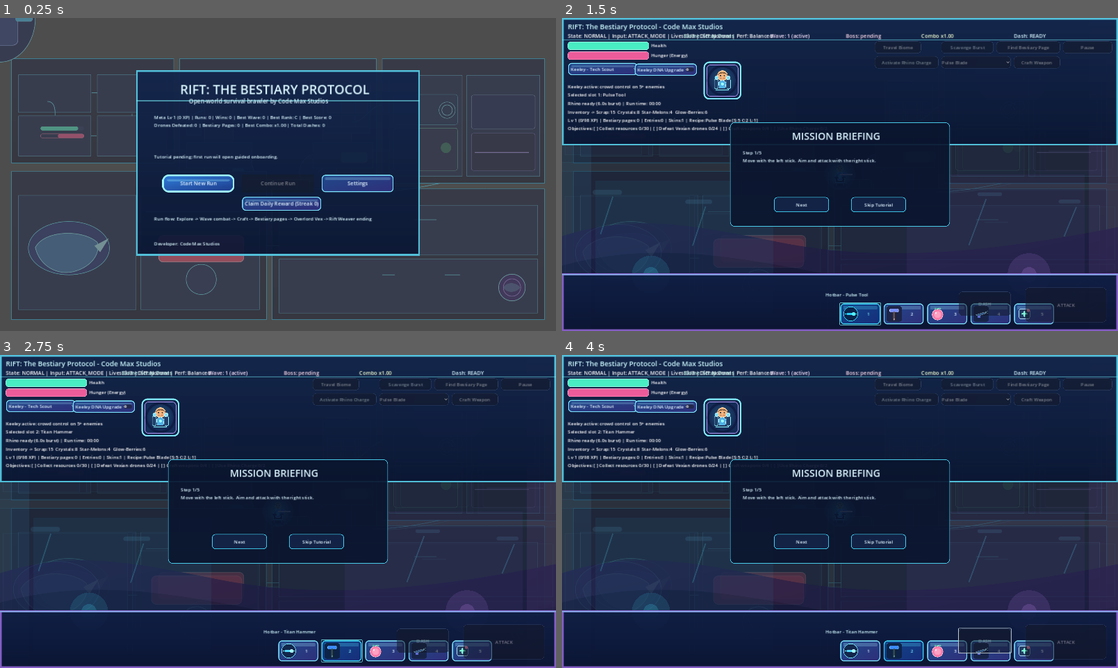
Above: before the commit, frames 1-4 (two rows, left to right).
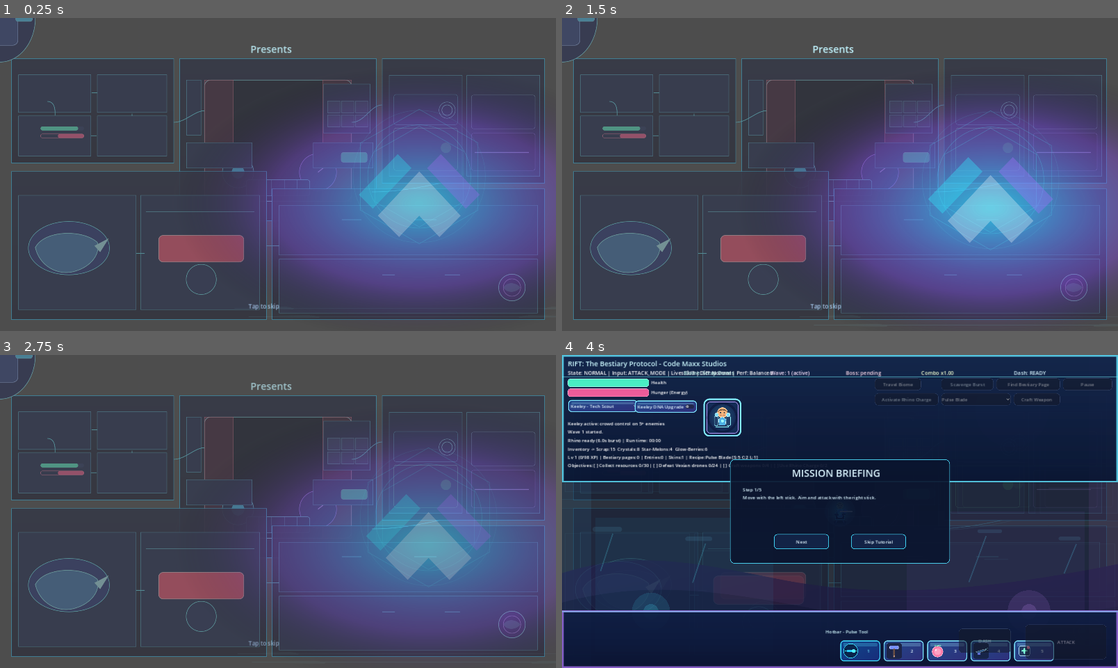
Above: after the commit, the same moments.

Repository: egriesner/Cody
Game: Godot game, scene res://scenes/Main.tscn
The game is run twice, just before and just after one commit, with the same random seed, the same clock (stepped at 60 frames per second) and the same inputs.
Inputs (mouse positions are in pixels of both pictures, inside the frame that each line leads up to):
- Up to frame 1 (0.25 s): no input
- Up to frame 2 (1.5 s): click (762, 183) at 0.5 s, where only the run before the commit has a clickable "Start New Run"; click (862, 315) at 1.25 s, where only the run before the commit has a clickable "1"
- Up to frame 3 (2.75 s): click (339, 652) at 2 s, where only the run before the commit has a clickable "2"
- Up to frame 4 (4 s): click (990, 652) at 2.75 s, where only the run before the commit has a clickable "4"; click (762, 520) at 3.5 s, where only the run after the commit has a clickable "Start New Run"

The runs differ from the first frame. In frame 1, 46% of the frame differs, in the area x 24-100%, y 8-94%; in frame 2, 96%; in frame 3, 97%, in the area x 0-100%, y 0-100%; in frame 4, 0.5%.

Commit message:
Rebrand to Code Maxx Studios and add intro splash
Co-authored-by: egriesner <egriesner@users.noreply.github.com>

Diff:
--- /dev/null
+++ b/assets/branding/code_maxx_studios_intro.svg
@@ -0,0 +1,56 @@
+<svg width="1920" height="1080" viewBox="0 0 1920 1080" xmlns="http://www.w3.org/2000/svg">
+  <defs>
+    <linearGradient id="bg" x1="0" y1="0" x2="1" y2="1">
+      <stop offset="0%" stop-color="#050a17"/>
+      <stop offset="100%" stop-color="#120a26"/>
+    </linearGradient>
+    <radialGradient id="core" cx="50%" cy="45%" r="46%">
+      <stop offset="0%" stop-color="#22e3ff" stop-opacity="0.82"/>
+      <stop offset="60%" stop-color="#8f4bff" stop-opacity="0.35"/>
+      <stop offset="100%" stop-color="#000000" stop-opacity="0"/>
+    </radialGradient>
+    <linearGradient id="title" x1="0" y1="0" x2="1" y2="0">
+      <stop offset="0%" stop-color="#98f6ff"/>
+      <stop offset="45%" stop-color="#ffffff"/>
+      <stop offset="100%" stop-color="#c7a8ff"/>
+    </linearGradient>
+    <filter id="softGlow" x="-30%" y="-30%" width="160%" height="160%">
+      <feGaussianBlur stdDeviation="7" result="b"/>
+      <feMerge>
+        <feMergeNode in="b"/>
+        <feMergeNode in="SourceGraphic"/>
+      </feMerge>
+    </filter>
+  </defs>
+
+  <rect x="0" y="0" width="1920" height="1080" fill="url(#bg)"/>
+  <rect x="0" y="0" width="1920" height="1080" fill="url(#core)"/>
+
+  <g opacity="0.24" stroke="#46e6ff" stroke-width="2" fill="none">
+    <polygon points="960,150 1170,270 1170,510 960,630 750,510 750,270"/>
+    <polygon points="960,210 1118,300 1118,480 960,570 802,480 802,300"/>
+    <circle cx="960" cy="390" r="184"/>
+    <circle cx="960" cy="390" r="236" opacity="0.42"/>
+  </g>
+
+  <g opacity="0.35">
+    <path d="M744 455 L883 310 L932 360 L794 505 Z" fill="#2de9ff" filter="url(#softGlow)"/>
+    <path d="M1176 455 L1037 310 L988 360 L1126 505 Z" fill="#a46bff" filter="url(#softGlow)"/>
+    <path d="M812 530 L960 372 L1108 530 L1032 606 L960 530 L888 606 Z" fill="#ffffff" fill-opacity="0.83" filter="url(#softGlow)"/>
+  </g>
+
+  <g opacity="0.14" stroke="#7cecff" stroke-width="1.5">
+    <line x1="300" y1="860" x2="1620" y2="860"/>
+    <line x1="350" y1="890" x2="1570" y2="890"/>
+  </g>
+
+  <text x="960" y="770" text-anchor="middle" font-family="Arial, Helvetica, sans-serif" font-size="122" font-weight="800" letter-spacing="9" fill="url(#title)">
+    CODE MAXX
+  </text>
+  <text x="960" y="848" text-anchor="middle" font-family="Arial, Helvetica, sans-serif" font-size="54" font-weight="700" letter-spacing="13" fill="#d8f9ff">
+    STUDIOS
+  </text>
+  <text x="960" y="925" text-anchor="middle" font-family="Arial, Helvetica, sans-serif" font-size="26" font-weight="600" letter-spacing="4" fill="#83d8ff" opacity="0.86">
+    CRAFTING WORLDS OF ADVENTURE
+  </text>
+</svg>
--- a/project.godot
+++ b/project.godot
@@ -9,7 +9,7 @@
 [application]
 
 config/name="RIFT: The Bestiary Protocol"
-config/description="Sci-fi survival brawler for Android tablets by Code Max Studios."
+config/description="Sci-fi survival brawler for Android tablets by Code Maxx Studios."
 config/version="0.2.0"
 config/icon="res://assets/icon.svg"
 run/main_scene="res://scenes/Main.tscn"
--- a/scripts/GameRuntime.gd
+++ b/scripts/GameRuntime.gd
@@ -1135,7 +1135,7 @@
 	hud_root.add_child(bottom_hud_panel)
 
 	var title := Label.new()
-	title.text = "RIFT: The Bestiary Protocol - Code Max Studios"
+	title.text = "RIFT: The Bestiary Protocol - Code Maxx Studios"
 	title.position = Vector2(20, 12)
 	title.add_theme_font_size_override("font_size", 24)
 	title.add_theme_color_override("font_color", Color(0.80, 0.98, 1.0))
--- a/scripts/Main.gd
+++ b/scripts/Main.gd
@@ -3,6 +3,7 @@
 const GAME_RUNTIME_SCRIPT := preload("res://scripts/GameRuntime.gd")
 const SAVE_MANAGER_SCRIPT := preload("res://scripts/SaveManager.gd")
 const CONCEPT_BG_PATH := "res://rift-master-concept-technical-ui-blueprint.svg"
+const STUDIO_SPLASH_PATH := "res://assets/branding/code_maxx_studios_intro.svg"
 const PANEL_TOP_PATH := "res://assets/artpack/ui/hud_top_panel.svg"
 const PANEL_BOTTOM_PATH := "res://assets/artpack/ui/hud_bottom_panel.svg"
 const BUTTON_PRIMARY_PATH := "res://assets/artpack/ui/button_primary.svg"
@@ -34,6 +35,11 @@
 var panel_bottom_texture: Texture2D
 var button_primary_texture: Texture2D
 var button_secondary_texture: Texture2D
+var studio_splash_texture: Texture2D
+var intro_overlay: Control
+var intro_logo: TextureRect
+var intro_tween: Tween
+var intro_active := false
 
 
 func _ready() -> void:
@@ -41,7 +47,9 @@
 	_load_visual_assets()
 	_apply_master_volume_from_profile()
 	_build_menu_ui()
+	_build_intro_splash()
 	_refresh_menu()
+	_play_intro_if_available()
 
 
 func _load_profile() -> void:
@@ -54,6 +62,7 @@
 
 func _load_visual_assets() -> void:
 	concept_bg_texture = _load_texture_if_exists(CONCEPT_BG_PATH)
+	studio_splash_texture = _load_texture_if_exists(STUDIO_SPLASH_PATH)
 	panel_top_texture = _load_texture_if_exists(PANEL_TOP_PATH)
 	panel_bottom_texture = _load_texture_if_exists(PANEL_BOTTOM_PATH)
 	button_primary_texture = _load_texture_if_exists(BUTTON_PRIMARY_PATH)
@@ -107,7 +116,7 @@
 	menu_panel.add_child(title_label)
 
 	subtitle_label = Label.new()
-	subtitle_label.text = "Open-world survival brawler by Code Max Studios"
+	subtitle_label.text = "Open-world survival brawler by Code Maxx Studios"
 	subtitle_label.position = Vector2(182, 92)
 	subtitle_label.add_theme_font_size_override("font_size", 20)
 	menu_panel.add_child(subtitle_label)
@@ -162,7 +171,7 @@
 	var studio_label := Label.new()
 	studio_label.position = Vector2(62, 586)
 	studio_label.size = Vector2(860, 30)
-	studio_label.text = "Developer: Code Max Studios"
+	studio_label.text = "Developer: Code Maxx Studios"
 	menu_panel.add_child(studio_label)
 
 	_build_settings_panel()
@@ -300,6 +309,92 @@
 	replay_tutorial_button.size = Vector2(276, 44)
 	replay_tutorial_button.pressed.connect(_on_replay_tutorial_pressed)
 	settings_panel.add_child(replay_tutorial_button)
+
+
+func _build_intro_splash() -> void:
+	intro_overlay = Control.new()
+	intro_overlay.set_anchors_preset(PRESET_FULL_RECT)
+	intro_overlay.visible = false
+	intro_overlay.mouse_filter = Control.MOUSE_FILTER_STOP
+	intro_overlay.gui_input.connect(_on_intro_gui_input)
+	add_child(intro_overlay)
+
+	var splash_bg := ColorRect.new()
+	splash_bg.set_anchors_preset(PRESET_FULL_RECT)
+	splash_bg.color = Color(0.02, 0.05, 0.12, 0.97)
+	splash_bg.mouse_filter = Control.MOUSE_FILTER_IGNORE
+	intro_overlay.add_child(splash_bg)
+
+	intro_logo = TextureRect.new()
+	intro_logo.texture = studio_splash_texture
+	intro_logo.position = Vector2(520, 170)
+	intro_logo.size = Vector2(880, 560)
+	intro_logo.expand_mode = TextureRect.EXPAND_IGNORE_SIZE
+	intro_logo.stretch_mode = TextureRect.STRETCH_KEEP_ASPECT_CENTERED
+	intro_logo.mouse_filter = Control.MOUSE_FILTER_IGNORE
+	intro_overlay.add_child(intro_logo)
+
+	var presents_label := Label.new()
+	presents_label.text = "Presents"
+	presents_label.position = Vector2(865, 84)
+	presents_label.add_theme_font_size_override("font_size", 34)
+	presents_label.add_theme_color_override("font_color", Color(0.76, 0.96, 1.0))
+	presents_label.mouse_filter = Control.MOUSE_FILTER_IGNORE
+	intro_overlay.add_child(presents_label)
+
+	var continue_hint := Label.new()
+	continue_hint.text = "Tap to skip"
+	continue_hint.position = Vector2(858, 980)
+	continue_hint.add_theme_font_size_override("font_size", 20)
+	continue_hint.add_theme_color_override("font_color", Color(0.70, 0.85, 1.0, 0.9))
+	continue_hint.mouse_filter = Control.MOUSE_FILTER_IGNORE
+	intro_overlay.add_child(continue_hint)
+
+
+func _play_intro_if_available() -> void:
+	if studio_splash_texture == null or intro_overlay == null:
+		return
+	intro_active = true
+	intro_overlay.visible = true
+	intro_overlay.modulate = Color(1, 1, 1, 0)
+	intro_logo.scale = Vector2(0.90, 0.90)
+	menu_panel.visible = false
+	settings_panel.visible = false
+	status_label.text = "Launching..."
+
+	if intro_tween != null:
+		intro_tween.kill()
+	intro_tween = create_tween()
+	intro_tween.set_trans(Tween.TRANS_SINE).set_ease(Tween.EASE_OUT)
+	intro_tween.tween_property(intro_overlay, "modulate:a", 1.0, 0.36)
+	intro_tween.parallel().tween_property(intro_logo, "scale", Vector2(1.0, 1.0), 0.54)
+	intro_tween.tween_interval(2.0)
+	intro_tween.set_trans(Tween.TRANS_SINE).set_ease(Tween.EASE_IN)
+	intro_tween.tween_property(intro_overlay, "modulate:a", 0.0, 0.42)
+	intro_tween.tween_callback(_finish_intro_splash)
+
+
+func _on_intro_gui_input(event: InputEvent) -> void:
+	if not intro_active:
+		return
+	if event is InputEventScreenTouch and event.pressed:
+		_finish_intro_splash()
+	elif event is InputEventMouseButton and event.button_index == MOUSE_BUTTON_LEFT and event.pressed:
+		_finish_intro_splash()
+
+
+func _finish_intro_splash() -> void:
+	if not intro_active:
+		return
+	intro_active = false
+	if intro_tween != null:
+		intro_tween.kill()
+		intro_tween = null
+	if intro_overlay != null:
+		intro_overlay.visible = false
+	menu_panel.visible = true
+	settings_panel.visible = false
+	_refresh_menu()
 
 
 func _make_stylebox(bg: Color, border: Color, border_size: int = 2, radius: int = 12) -> StyleBoxFlat:
--- a/scripts/SaveManager.gd
+++ b/scripts/SaveManager.gd
@@ -6,7 +6,7 @@
 
 static func default_profile() -> Dictionary:
 	return {
-		"studio": "Code Max Studios",
+		"studio": "Code Maxx Studios",
 		"profile_version": 1,
 		"player_name": "Cody Max",
 		"tutorial_completed": false,
Not shown, changed: README.md
Not shown, changed: docs/ANDROID_RELEASE_GUIDE.md
Not shown, changed: docs/PLAY_STORE_LISTING_TEMPLATE.md
Not shown, changed: docs/PRIVACY_POLICY_TEMPLATE.md
Not shown, changed: docs/RELEASE_CANDIDATE_CHECKLIST.md
Not shown, changed: docs/RELEASE_NOTES_0_2_0.md
